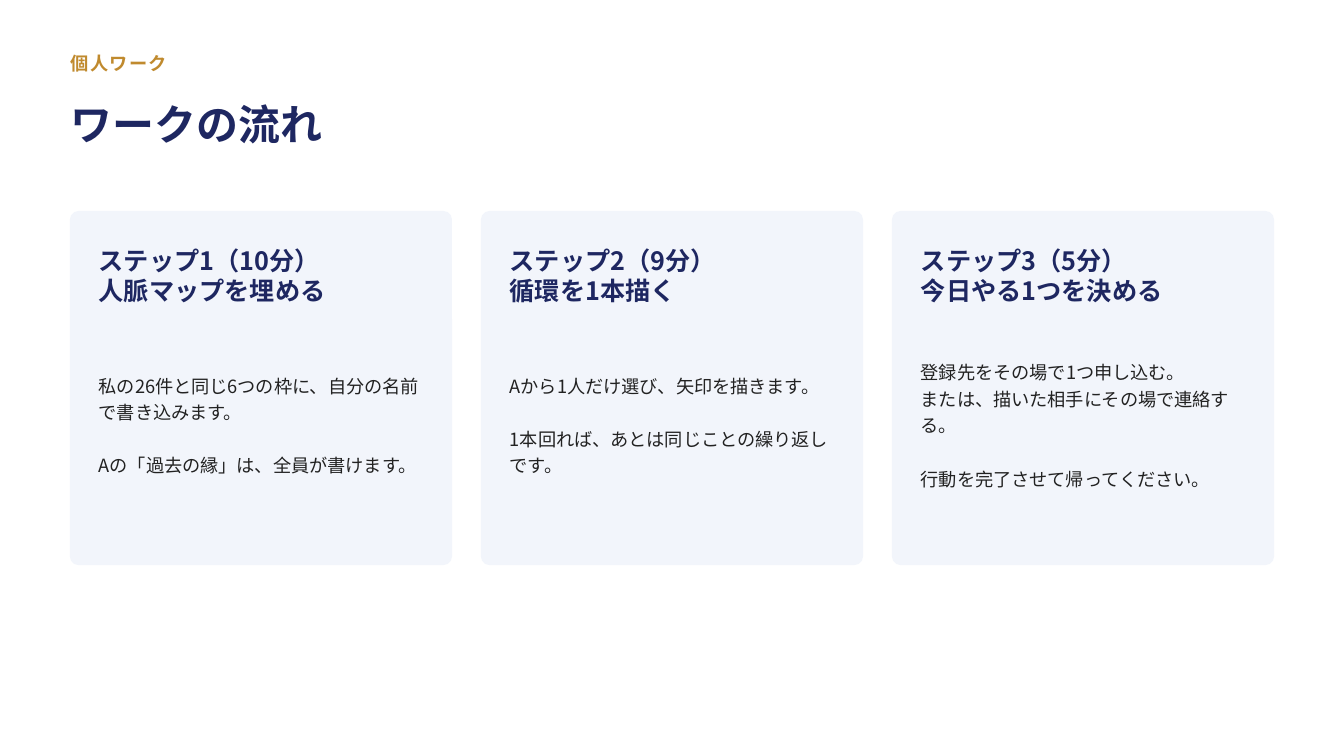
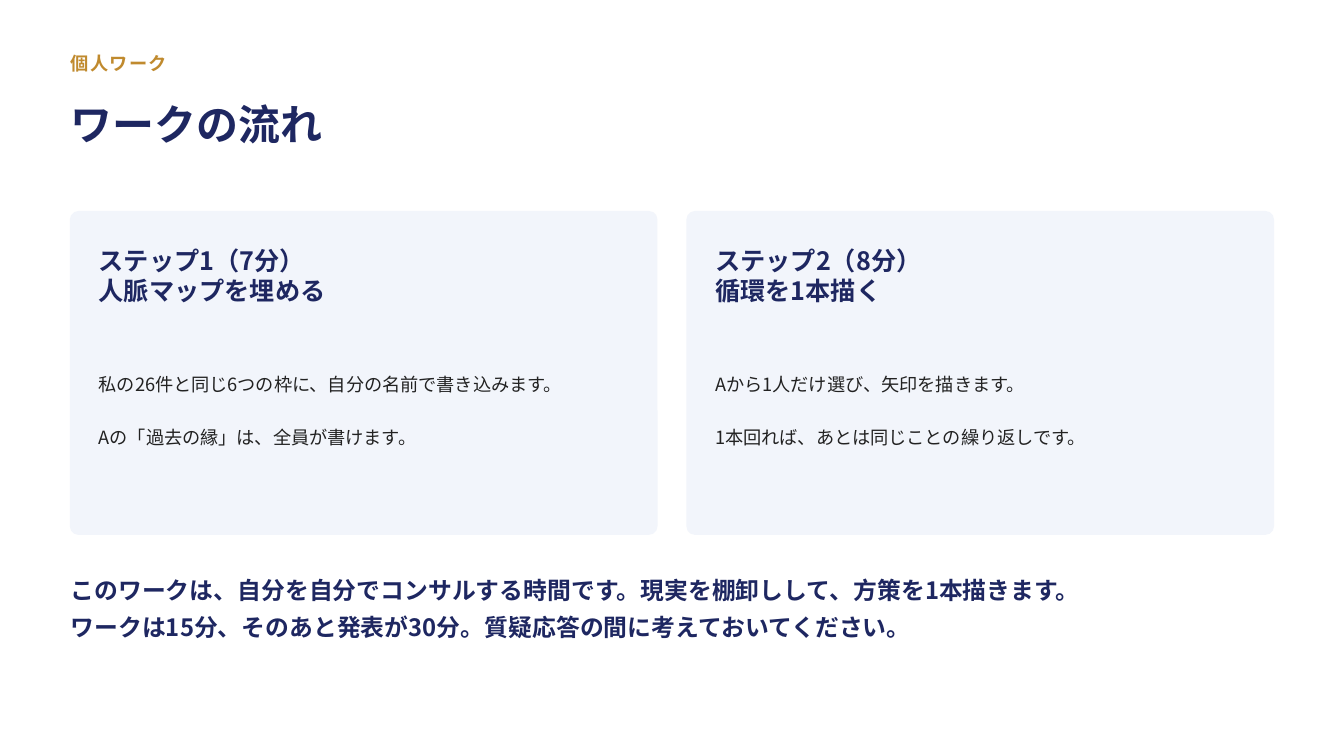
Before and after one commit to ahahi-biz/ahahi-hp, a slide deck: slide 67 of docs/lecture-johoku-procon.pptx (slide 58 before the commit). Drawn at 1344x756 pixels with LibreOffice and Linux fonts; fonts in the diff are those of the drawing. Boxes give left, top, right and bottom in pixels: in the first picture for what was removed or moved away, otherwise in the second. Text is boxed around its words. In the diff, an @@ line names an element or a change of style, - is before the commit and + after.

```diff
--- a/docs/lecture-johoku-procon.pptx
+++ b/docs/lecture-johoku-procon.pptx
@@ rounded rectangle: place and size @@
-rounded rectangle at box(71, 212, 452, 565)
+rounded rectangle at box(71, 212, 657, 534)
@@ rounded rectangle at box(71, 212, 657, 534): proportions changed @@
@@ rounded rectangle at box(688, 212, 1274, 534): proportions changed @@
@@ rounded rectangle: place and size @@
-rounded rectangle at box(482, 212, 863, 565)
+rounded rectangle at box(688, 212, 1274, 534)
@@ rounded rectangle removed at box(893, 212, 1274, 565) @@
@@ text at box(99, 248, 305, 273): text changed @@
-ステップ1（10分）
+ステップ1（7分）
@@ text at box(715, 248, 921, 273): text changed @@
-ステップ2（9分）
+ステップ2（8分）
@@ text "ステップ2（8分）": place and size @@
-text "ステップ2（8分）" at box(510, 248, 716, 303)
+text "ステップ2（8分）" at box(715, 248, 921, 303)
@@ text removed at box(921, 248, 1163, 302) @@
-ステップ3（5分）
-今日やる1つを決める
@@ text "私の26件と同じ6つの枠に、自分の名前で書き込みます。" rewrapped from box(99, 377, 419, 474) to box(99, 375, 562, 446) @@
@@ text "Aから1人だけ選び、矢印を描きます。" rewrapped from box(510, 377, 828, 473) to box(715, 375, 1085, 446) @@
@@ text removed at box(921, 363, 1229, 488) @@
-登録先をその場で1つ申し込む。
-または、描いた相手にその場で連絡する。
-行動を完了させて帰ってください。
@@ text added at box(71, 578, 1080, 638), 17 pt, text #1E2761, bold @@
+このワークは、自分を自分でコンサルする時間です。現実を棚卸しして、方策を1本描きます。
+ワークは15分、そのあと発表が30分。質疑応答の間に考えておいてください。
```
Also in this commit, not shown: 25 other slides changed, 18 slides added, 5 slides removed, 3 other files.
